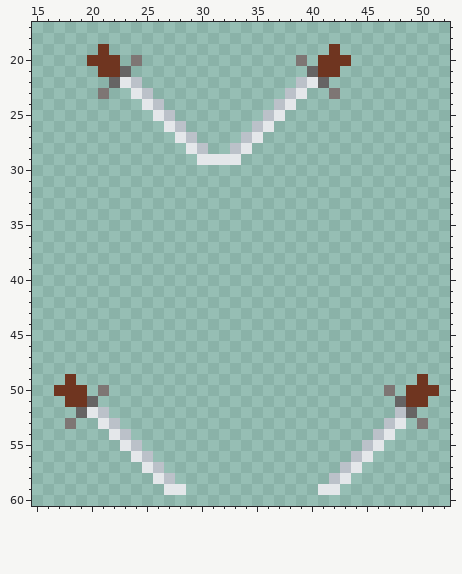
File history of a pixel-art sprite, Resources/Textures/TOSS14/Objects/Weapons/Melee/Uthiganata.rsi/inhand-left.png. The picture above is the old version.
The file is 64x64 pixels. Shown: x 15..52, y 17..60.
Now the later version:
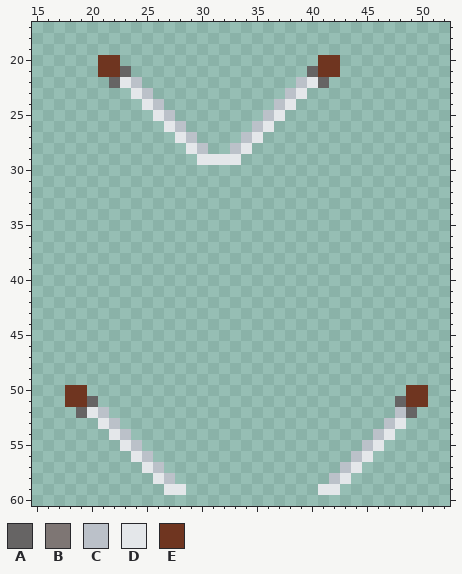
Palette (. is transparent): A #666464  B #7e7674  C #bbc1c9  D #e4e7ea  E #6f3520
Diff:
Changed rows in their new state; - is an unchanged pixel.
first column x 20:
19 -.--------------------.-
20 .---.--------------.---.
23 -.--------------------.-
first column x 17:
49 -.-------------------------------.-
50 .---.-------------------------.---.
53 -.-------------------------------.-
